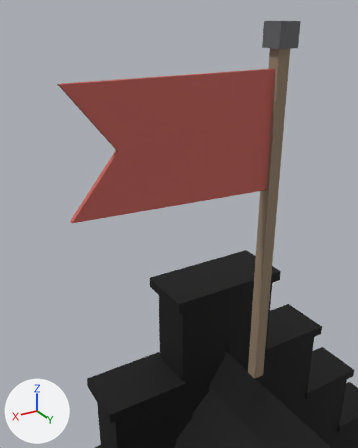
Two versions of the glTF model game/assets/modelle/gebaeude/neubau/wohnhaus_mensch_s3_g1.glb, one commit apart.
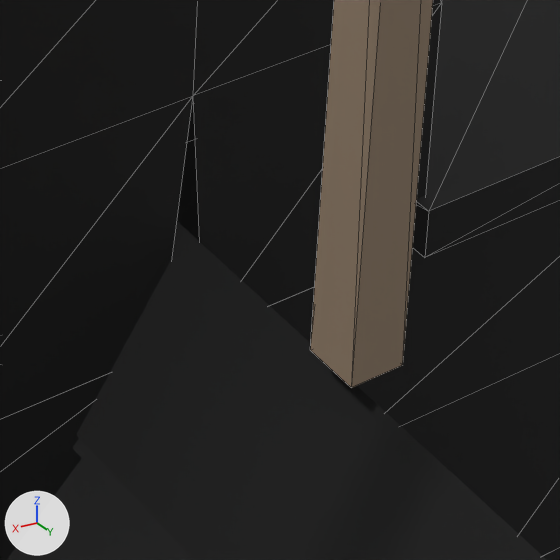
Old and new are each drawn from a 50 mm lens placed at (2.002, 0.087, 11.68), pointed at (0.609, -2.235, 10.52) and again close up on the part from 55% to 81% of the width and 70% to 91% of the height. Arrows for +X, +Y and +Z are at lower left; the lights stay in place. The first two pictures are the older version. The close-ups show mesh edges as thin lines. Vertices at exactly the same position are counted once.

Names of what the first close-up shows: 'Dach', 'Fahne', 'Haus'.
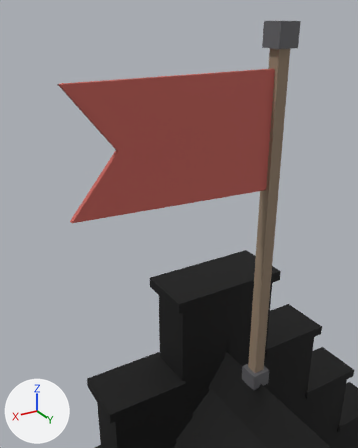
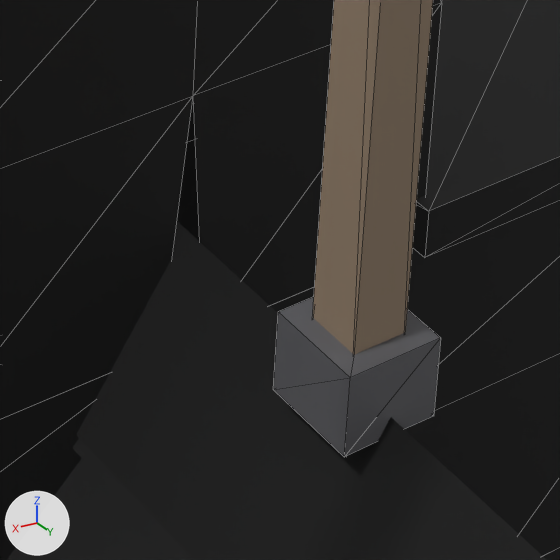
Pixel boxes [x1, y1, x2, y2] of what changed, in the close-ups (560 x 560 px):
```json
{"object": "Fahne", "change": "reshaped", "before": [310, 0, 433, 388], "after": [273, 0, 441, 457]}
{"part": 1, "of": "me_fahne", "change": "added", "after": [273, 297, 441, 457]}
```

Edits to the scene script, one JSON object a line:
```json
{"block": "me_fahne", "where": "# used by ob_fahne; location = (0.0, 0.0, 0.0)"}
{"op": "remove", "block": "me_fahne", "code": "me_fahne.from_pydata(...)  # 26 vertices, 36 faces; spans x -0.07..1.29, y -2.22..-2.08, z 9.21..11.63"}
{"op": "add", "block": "me_fahne", "code": "me_fahne.from_pydata(...)  # 38 vertices, 56 faces; spans x -0.07..1.29, y -2.22..-2.08, z 9.07..11.63"}
{"block": "me_fahne", "change": "me_fahne part 1: a new loose piece, a box spanning x -0.07..0.07, y -2.22..-2.08, z 9.14..9.26, in mat_eisen (dark grey #616165)"}
{"block": "me_fahne", "change": "other edits to the shape of me_fahne do not show in these pictures"}
```
